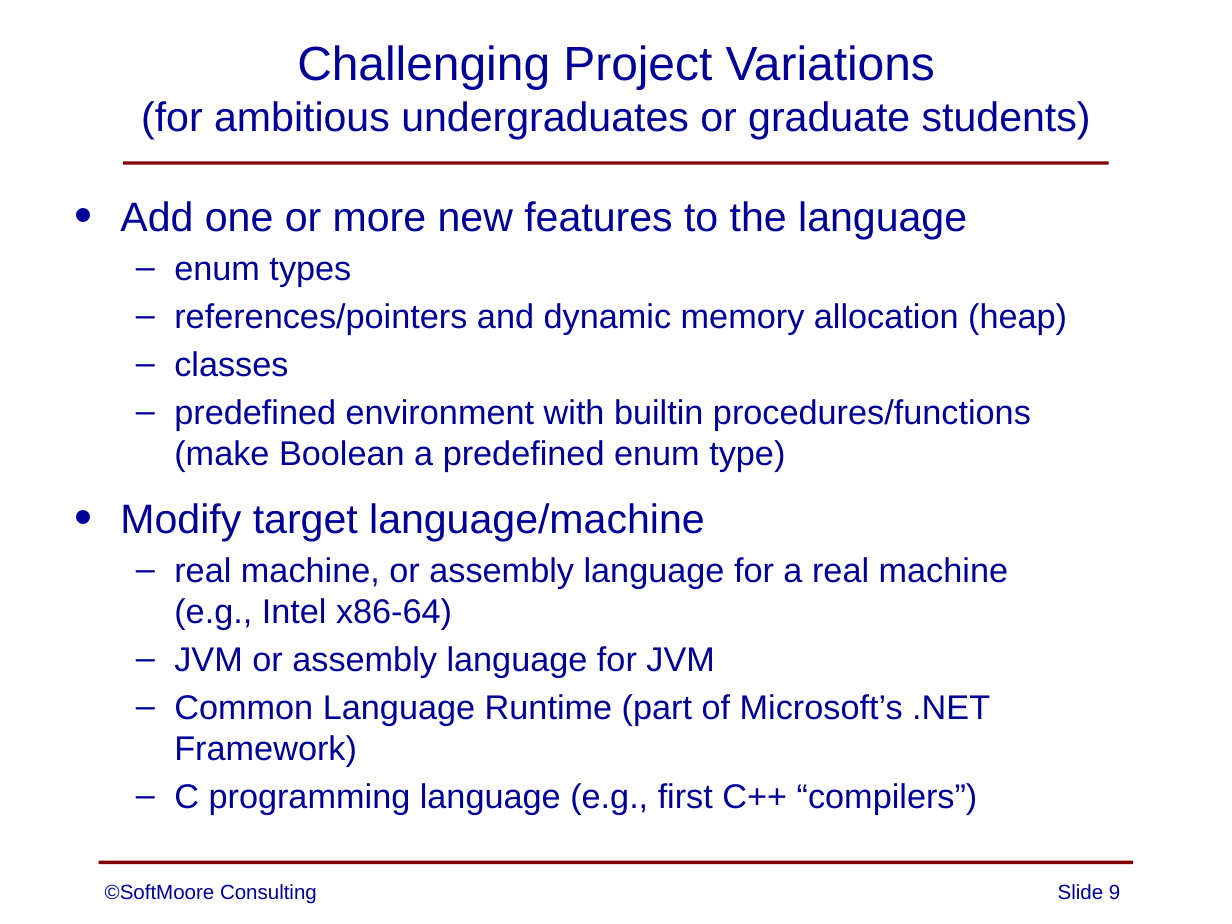
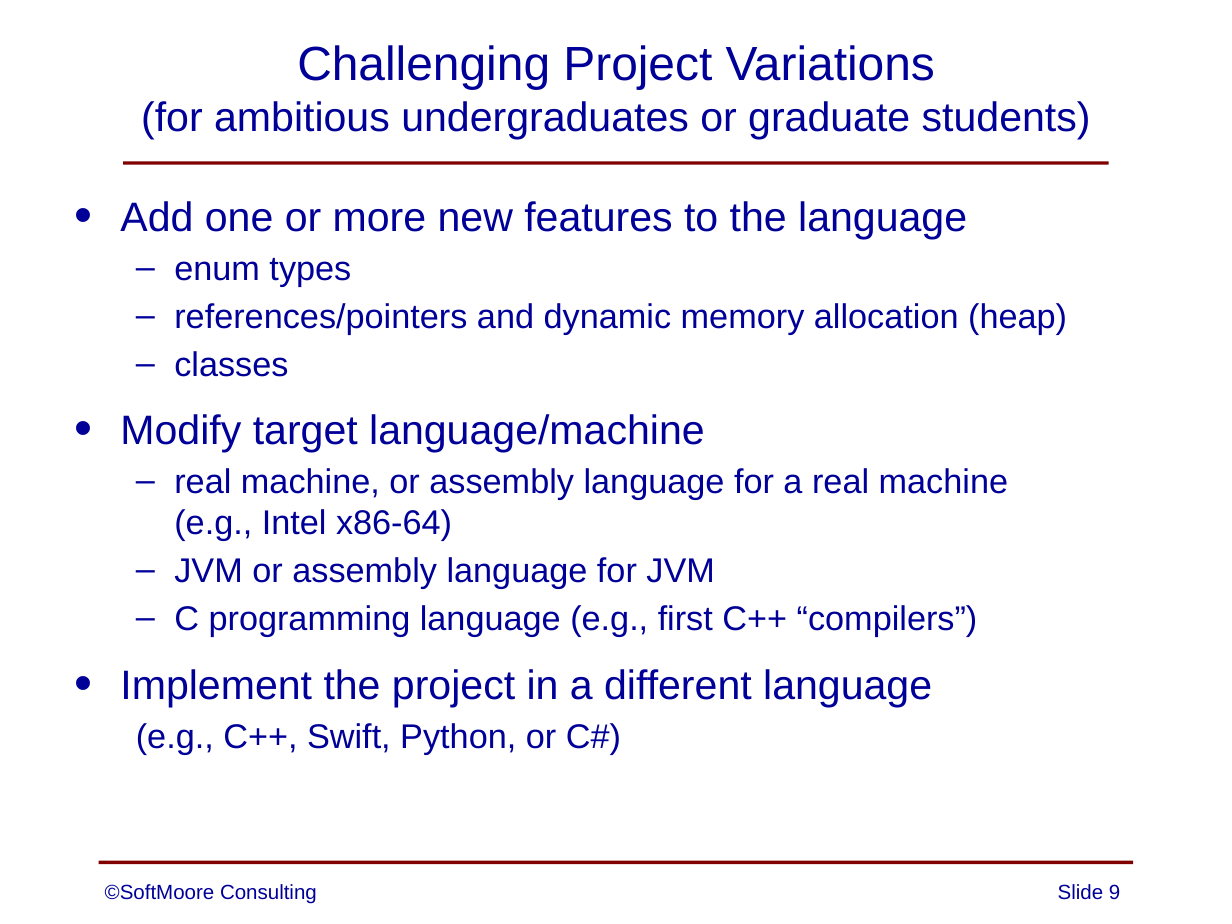
Before and after one commit to SoftMoore/CPRL-Java-3rd, a slide deck: slide 9 of PowerPoints/00 - Teaching Compiler Design.pptx. Drawn at 1232x924 pixels with LibreOffice and Linux fonts; fonts in the diff are those of the drawing. Boxes give left, top, right and bottom in pixels: in the first picture for what was removed or moved away, otherwise in the second. Text is boxed around its words. In the diff, an @@ line names an element or a change of style, - is before the commit and + after.

```diff
--- a/PowerPoints/00 - Teaching Compiler Design.pptx
+++ b/PowerPoints/00 - Teaching Compiler Design.pptx
@@ text at bbox=[174, 399, 1031, 471]: paragraph removed @@
-  – predefined environment with builtin procedures/functions
-    (make Boolean a predefined enum type)
@@ text at bbox=[120, 669, 932, 755]: paragraphs added @@
+• Implement the project in a different language
+  (e.g., C++, Swift, Python, or C#)
@@ text at bbox=[174, 694, 990, 767]: paragraph removed @@
-  – Common Language Runtime (part of Microsoft’s .NET Framework)
```
Also in this commit, not shown: 1 slide removed, 1 other file.
